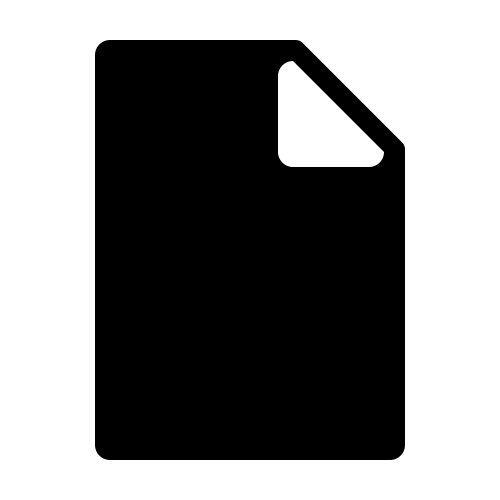
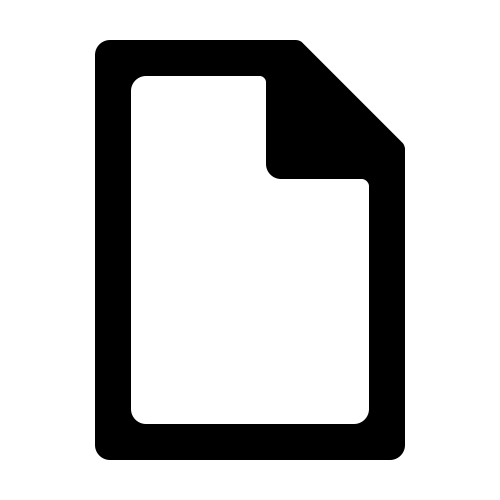
Two versions of the same layered image (500 x 500). Layer-by-layer changes:
showed "regular", moved it above "filled" over [131, 61, 384, 424]
hid "filled" over [131, 61, 384, 424]
